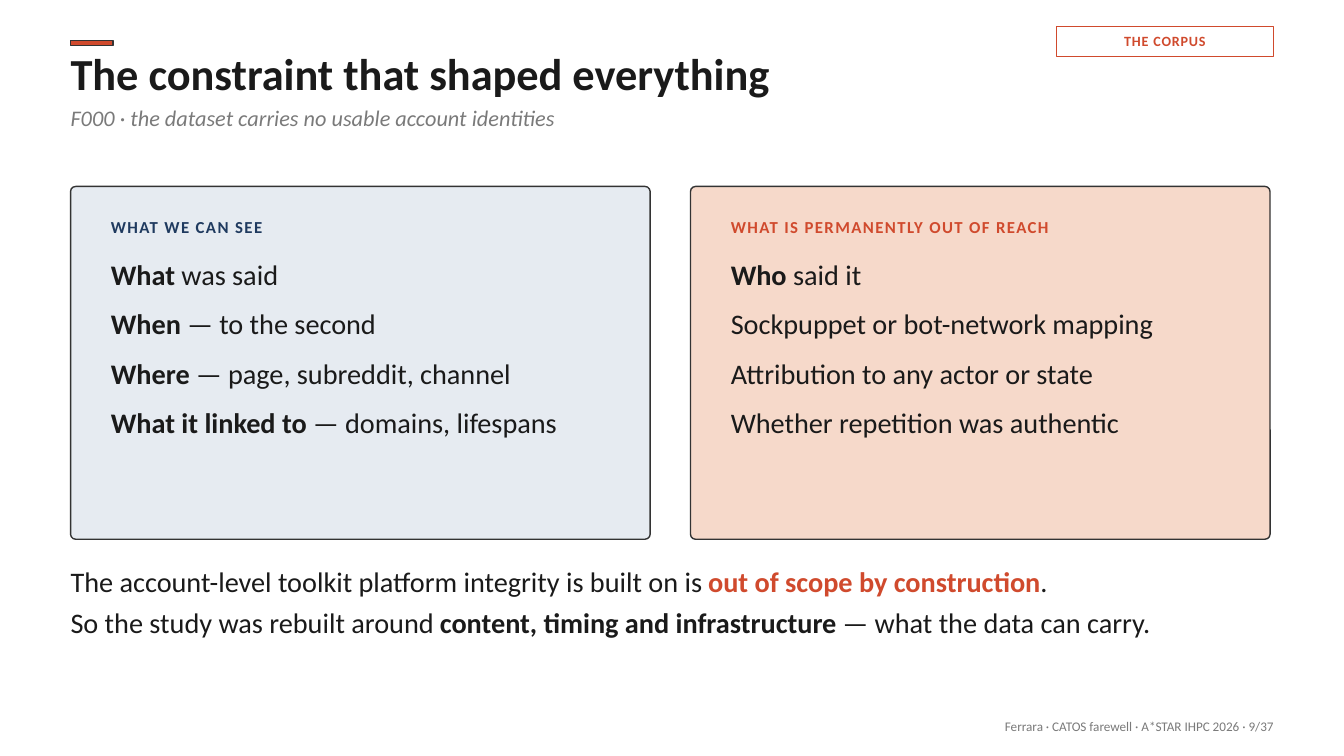
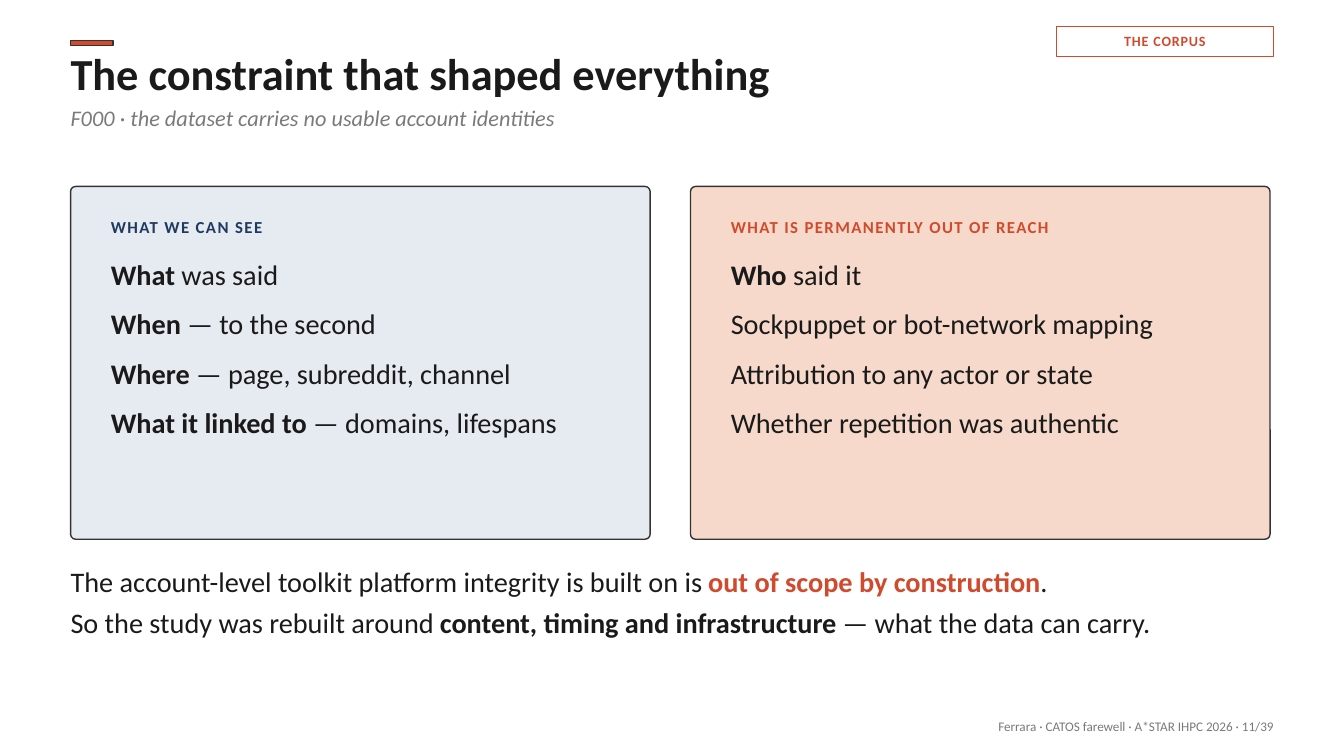
Before and after one commit to emilioferrara/bots2agents, a slide deck: slide 11 of catos-farewell/CATOS_Farewell_Ferrara_Aug2026.pptx (slide 9 before the commit). Drawn at 1344x756 pixels with LibreOffice and Linux fonts; fonts in the diff are those of the drawing. Boxes give left, top, right and bottom in pixels: in the first picture for what was removed or moved away, otherwise in the second. Text is boxed around its words. In the diff, an @@ line names an element or a change of style, - is before the commit and + after.

```diff
--- a/catos-farewell/CATOS_Farewell_Ferrara_Aug2026.pptx
+++ b/catos-farewell/CATOS_Farewell_Ferrara_Aug2026.pptx
@@ text at bbox=[998, 722, 1274, 732]: text changed @@
-Ferrara · CATOS farewell · A*STAR IHPC 2026 · 9/37
+Ferrara · CATOS farewell · A*STAR IHPC 2026 · 11/39
```
Also in this commit, not shown: 34 other slides changed, 2 slides added, 4 other files.
